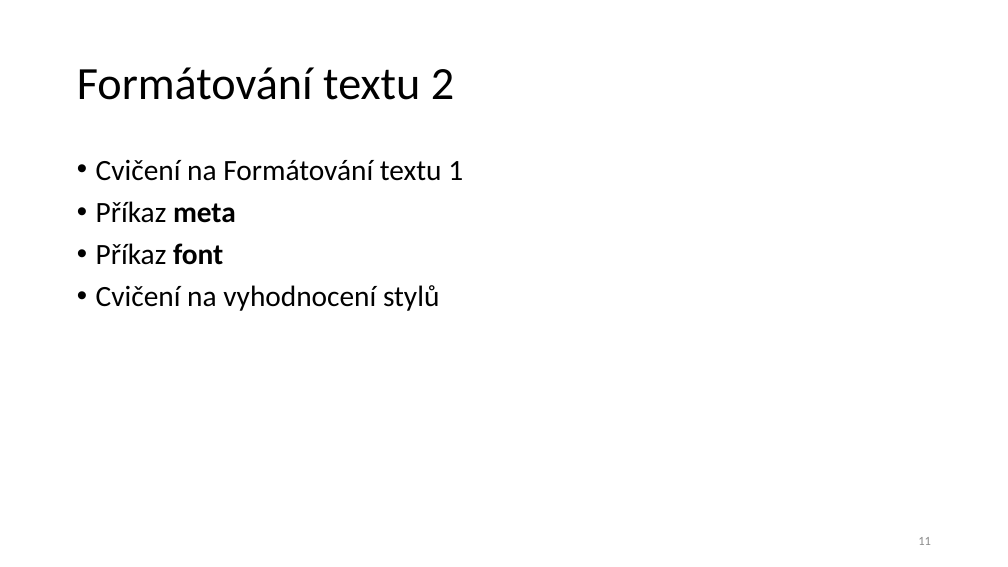
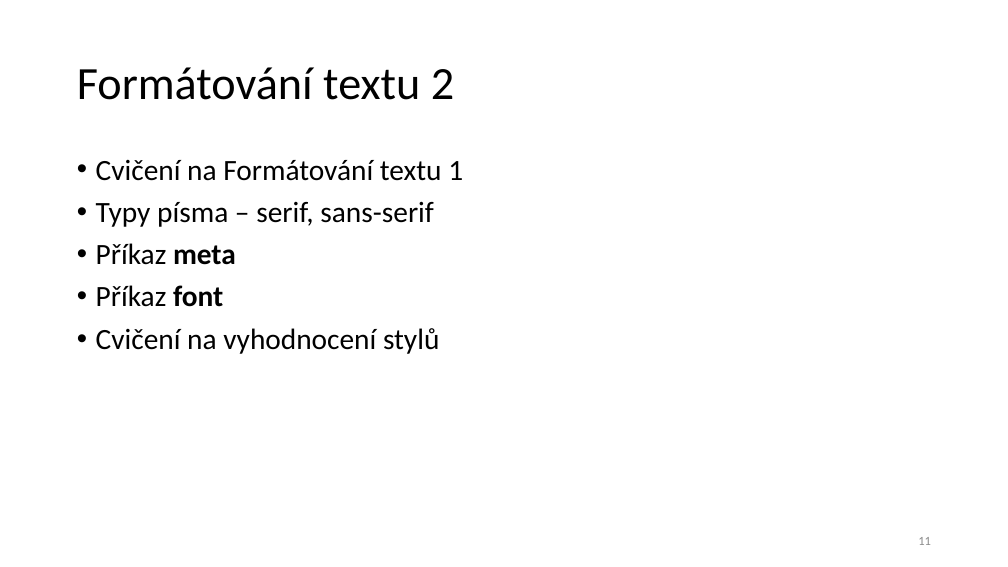
Before and after one commit to Destinion/WWW1, a slide deck: slide 11 of Tvorba webových stránek 1.pptx. Drawn at 1008x567 pixels with LibreOffice and Linux fonts; fonts in the diff are those of the drawing. Boxes give left, top, right and bottom in pixels: in the first picture for what was removed or moved away, otherwise in the second. Text is boxed around its words. In the diff, an @@ line names an element or a change of style, - is before the commit and + after.

```diff
--- a/Tvorba webových stránek 1.pptx
+++ b/Tvorba webových stránek 1.pptx
@@ text at box(96, 201, 434, 227): paragraph added @@
+• Typy písma – serif, sans-serif
```
Also in this commit, not shown: 1 other slide changed.
